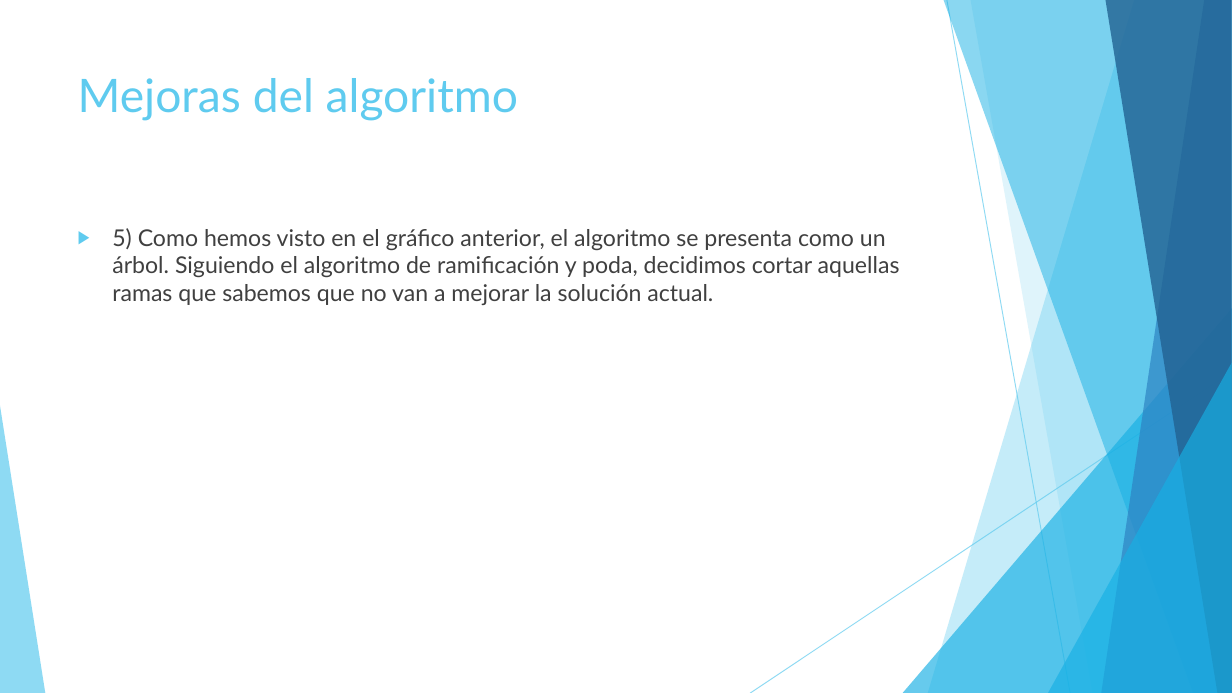
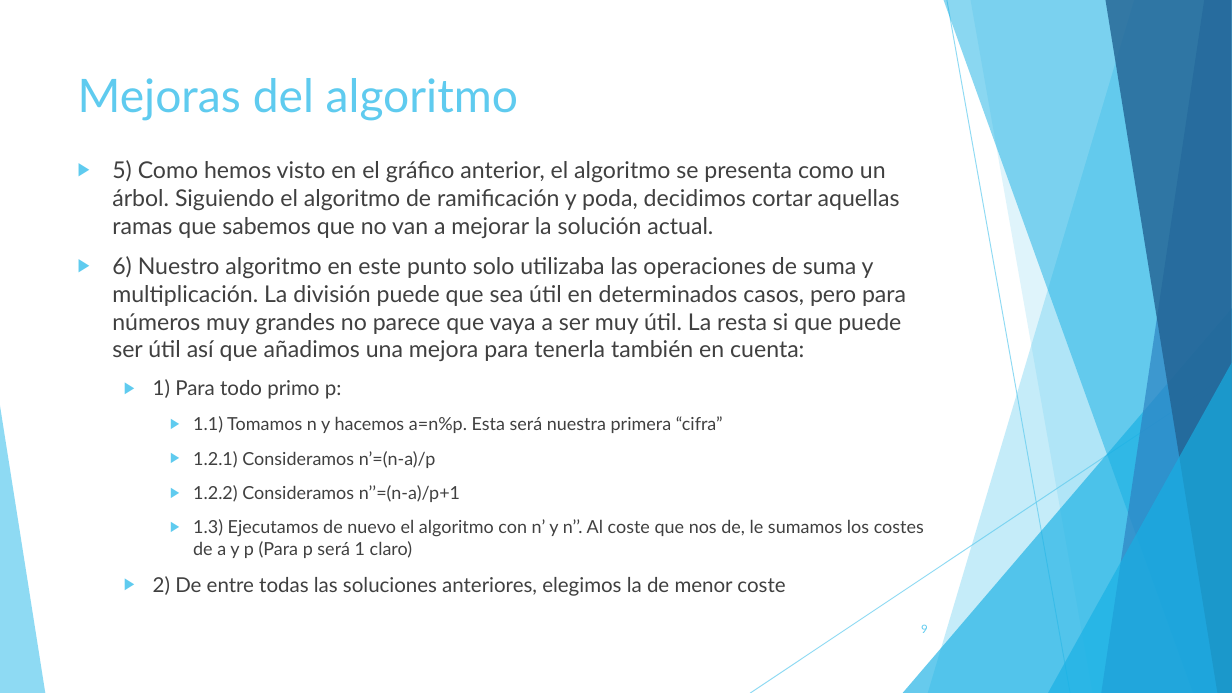
Before and after one commit to jsainero/reto_accenture, a slide deck: slide 9 of Reto Accenture.pptx (slide 8 before the commit). Drawn at 1232x693 pixels with LibreOffice and Linux fonts; fonts in the diff are those of the drawing. Boxes give left, top, right and bottom in pixels: in the first picture for what was removed or moved away, otherwise in the second. Text is boxed around its words. In the diff, an @@ line names an element or a change of style, - is before the commit and + after.

```diff
--- a/Reto Accenture.pptx
+++ b/Reto Accenture.pptx
@@ text "5) Como hemos visto en ...": place and size @@
-text "5) Como hemos visto en ..." at [112,228,900,305]
+text "5) Como hemos visto en ..." at [112,160,924,596]
@@ text at [112,256,924,596]: paragraphs added @@
+▶ 6) Nuestro algoritmo en este punto solo utilizaba las operaciones de suma y multiplicación. La división puede que sea útil en determinados casos, pero para números muy grandes no parece que vaya a ser muy útil. La resta si que puede ser útil así que añadimos una mejora para tenerla también en cuenta:
+  ▶ 1) Para todo primo p:
+    ▶ 1.1) Tomamos n y hacemos a=n%p. Esta será nuestra primera “cifra”
+    ▶ 1.2.1) Consideramos n’=(n-a)/p
+    ▶ 1.2.2) Consideramos n’’=(n-a)/p+1
+    ▶ 1.3) Ejecutamos de nuevo el algoritmo con n’ y n’’. Al coste que nos de, le sumamos los costes de a y p (Para p será 1 claro)
+  ▶ 2) De entre todas las soluciones anteriores, elegimos la de menor coste
@@ page number added at [921,624,928,633], 9 pt, text #5FCBEF @@
+9
```
Also in this commit, not shown: 7 other slides changed, 4 slides added, 1 other file.
